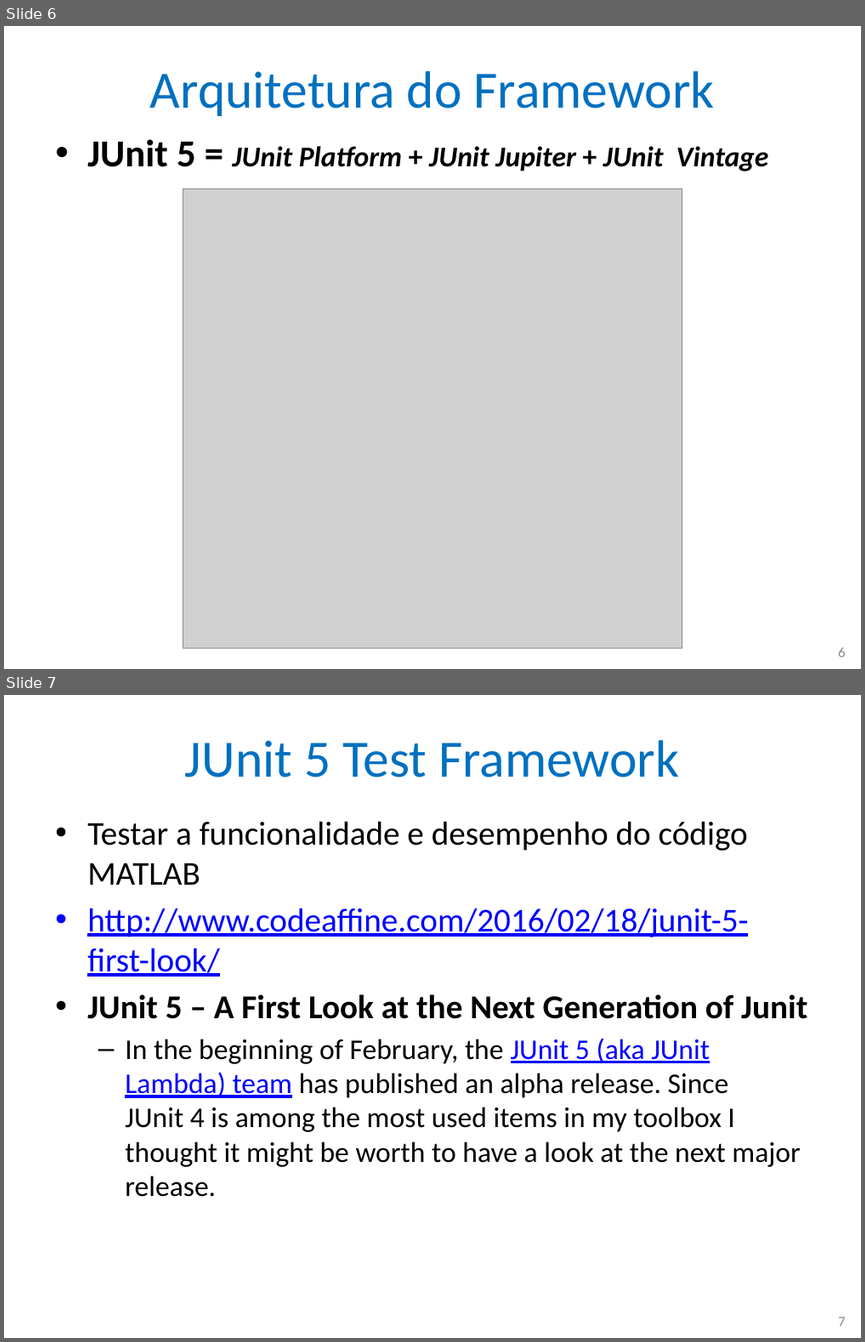
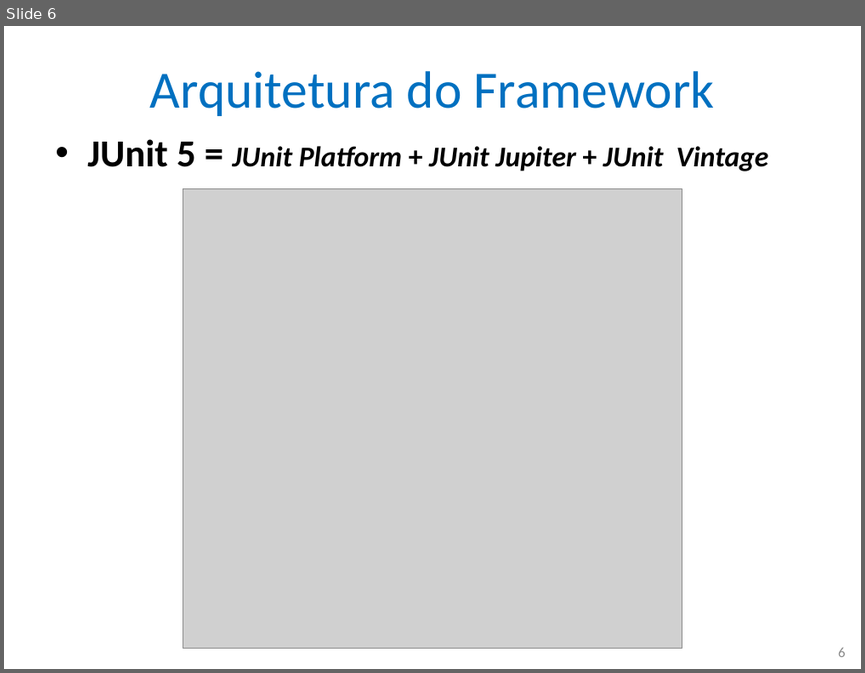
Before and after one commit to nascimentolwtn/INPE-CAP-385_DesenvolvimentoFrameworks, a slide deck: CAP385-00-Presentations/02-JUnit 5/02-JUnit 5.pptx. Shown one above the other, each under a label of ours: slides 6 and 7 before the commit, slide 6 after it. The pictures are 865x1342 and 865x673 pixels, drawn with LibreOffice and Linux fonts; fonts in the diff are those of the drawing; grey boxes stand for pictures. Boxes give left, top, right and bottom in pixels: in the first picture for what was removed or moved away, otherwise in the second. Text is boxed around its words. In the diff, an @@ line names an element or a change of style, - is before the commit and + after.

```diff
--- a/CAP385-00-Presentations/02-JUnit 5/02-JUnit 5.pptx
+++ b/CAP385-00-Presentations/02-JUnit 5/02-JUnit 5.pptx
@@ slide 7 removed at (4,695,861,1338), background #FFFFFF @@
@@ title removed at (185,740,679,777) @@
-JUnit 5 Test Framework
@@ text removed at (87,821,807,1197) @@
-• Testar a funcionalidade e desempenho do código MATLAB
-• http://www.codeaffine.com/2016/02/18/junit-5-first-look/
-• JUnit 5 – A First Look at the Next Generation of Junit
-  – In the beginning of February, the JUnit 5 (aka JUnit Lambda) team has published an alpha release. Since JUnit 4 is among the most used items in my toolbox I thought it might be worth to have a look at the next major release.
@@ page number removed at (838,1316,845,1326) @@
-7
```
Also in this commit, not shown: 15 other slides removed.
